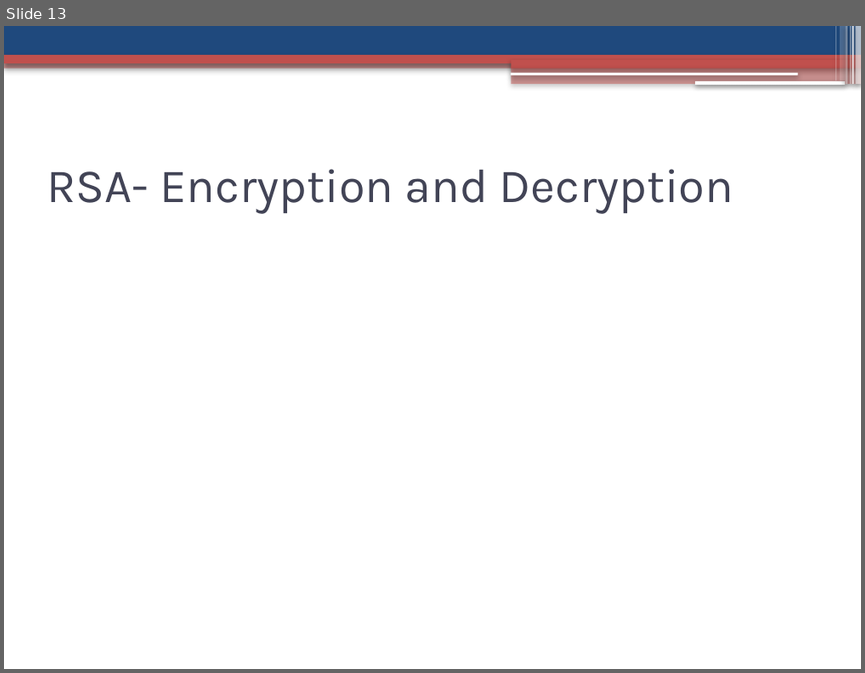
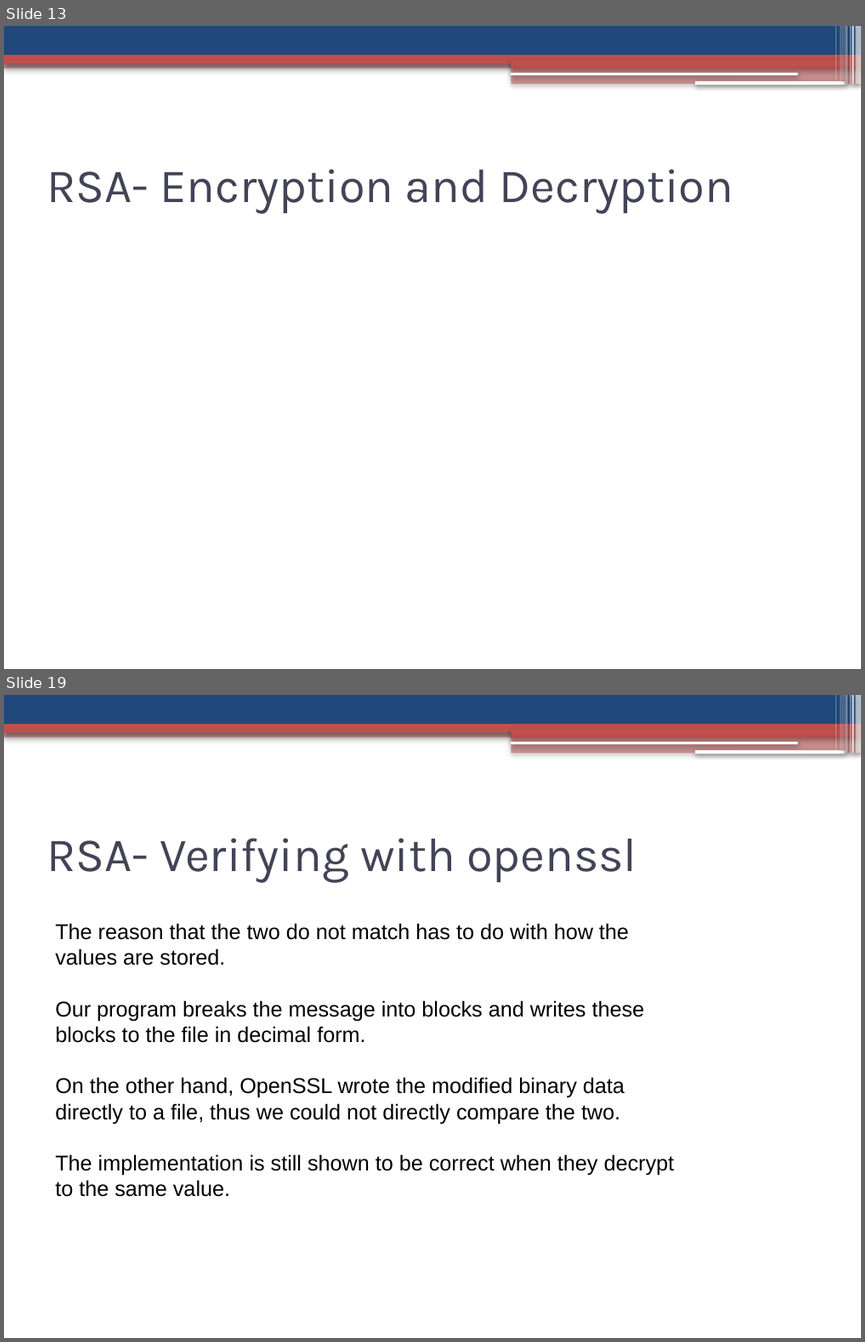
Before and after one commit to jaideng123/Cryptosystems, a slide deck: FinalPresentation.pptx. Shown one above the other, each under a label of ours: slide 13 before the commit, slides 13 and 19 after it; the slides between them are not shown. The pictures are 865x673 and 865x1342 pixels, drawn with LibreOffice and Linux fonts; fonts in the diff are those of the drawing. Boxes give left, top, right and bottom in pixels: in the first picture for what was removed or moved away, otherwise in the second. Text is boxed around its words. In the diff, an @@ line names an element or a change of style, - is before the commit and + after.

Commit message:
Add OpenSSL Testing and RSA Test case slides

```diff
--- a/FinalPresentation.pptx
+++ b/FinalPresentation.pptx
@@ slide 19 added at (x1=4, y1=695, x2=861, y2=1338), background #FFFFFF; not listed: 13 template elements that a slide beside it also shows @@
@@ text added at (x1=46, y1=838, x2=636, y2=882), 40 pt, text #424456 @@
+RSA- Verifying with openssl
@@ text added at (x1=55, y1=923, x2=675, y2=1197), 18 pt, text #000000 @@
+The reason that the two do not match has to do with how the values are stored.
+Our program breaks the message into blocks and writes these blocks to the file in decimal form.
+On the other hand, OpenSSL wrote the modified binary data directly to a file, thus we could not directly compare the two.
+The implementation is still shown to be correct when they decrypt to the same value.
```
Also in this commit, not shown: 6 slides changed, 9 other slides added.
